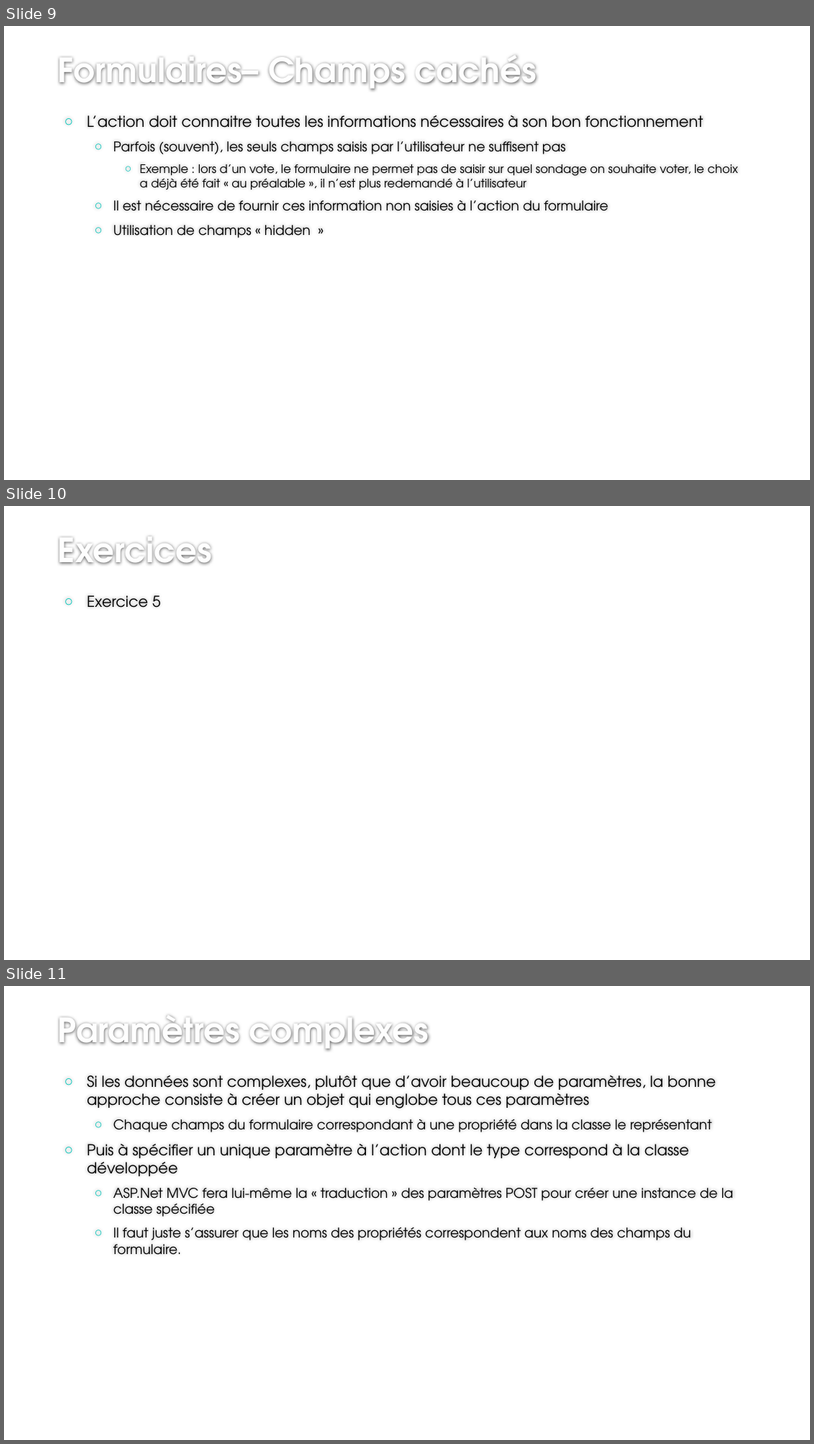
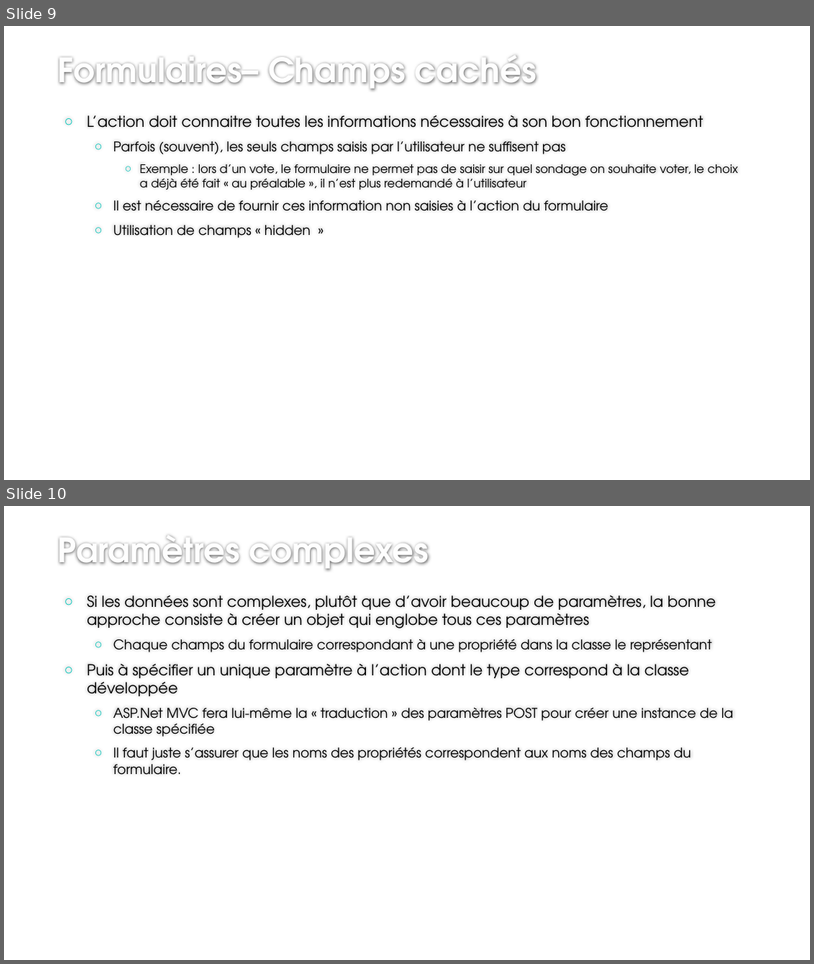
Before and after one commit to jcchalte/PresentationsCCI, a slide deck: 2018-2019/C#/ASP.Net/Cours 2/Introduction au développement Web en ASP - 5 .pptx. Shown one above the other, each under a label of ours: slides 9, 10 and 11 before the commit, slides 9 and 10 after it. The pictures are 814x1444 and 814x964 pixels, drawn with LibreOffice and Linux fonts; fonts in the diff are those of the drawing; background and template pictures are left out. Boxes give left, top, right and bottom in pixels: in the first picture for what was removed or moved away, otherwise in the second. Text is boxed around its words. In the diff, an @@ line names an element or a change of style, - is before the commit and + after.

```diff
--- a/2018-2019/C#/ASP.Net/Cours 2/Introduction au développement Web en ASP - 5 .pptx
+++ b/2018-2019/C#/ASP.Net/Cours 2/Introduction au développement Web en ASP - 5 .pptx
@@ slide 10 removed at (x1=4, y1=506, x2=810, y2=960), background #FFFFFF @@
@@ title removed at (x1=58, y1=538, x2=212, y2=564) @@
-Exercices
@@ text removed at (x1=87, y1=595, x2=161, y2=608) @@
-○ Exercice 5
@@ what was slide 11 is now slide 10 @@
```
Also in this commit, not shown: 1 slide changed, 14 slides added.
